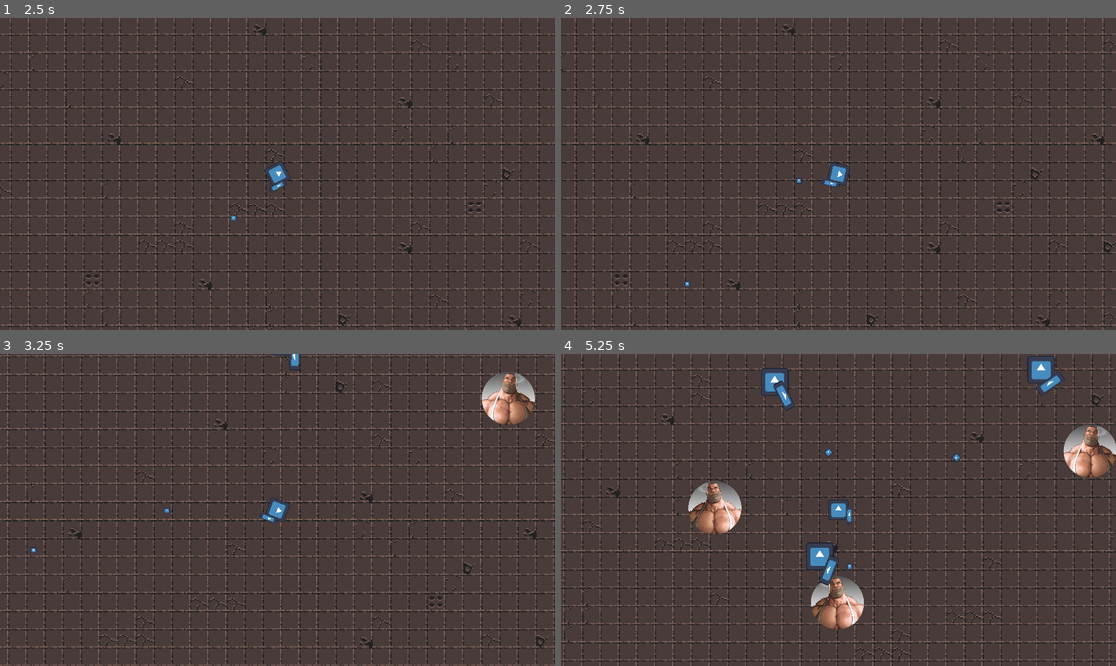
Above: before the commit, frames 1-4 (two rows, left to right).
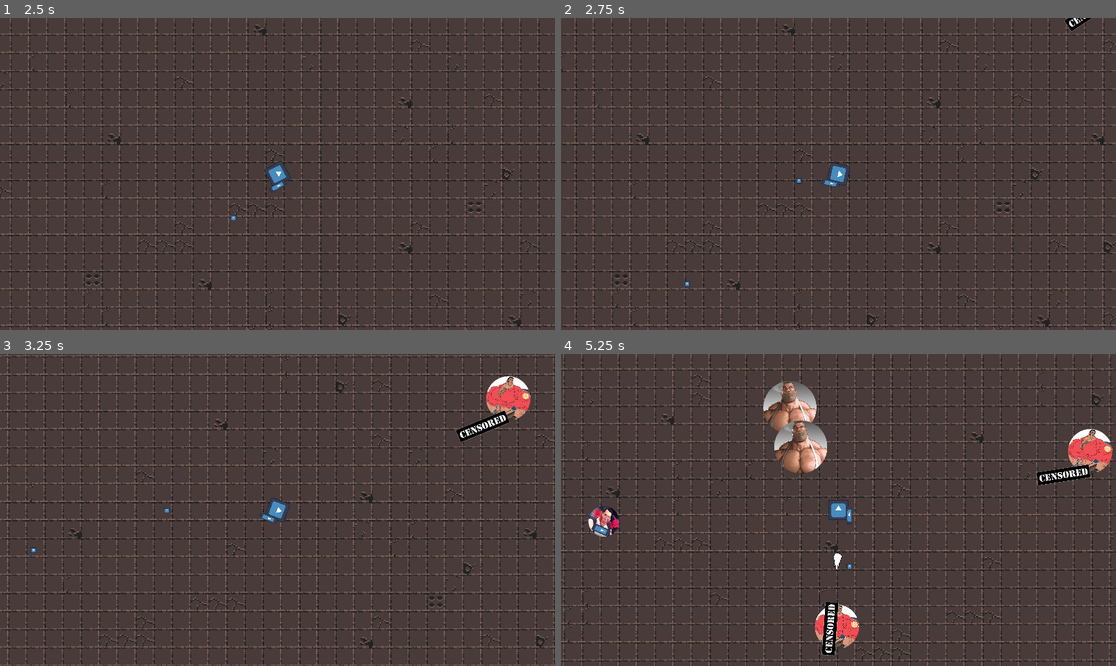
Above: after the commit, the same moments.

Repository: Kovalevskyi-Roman/MGE-Hunting
Game: Godot game, scene res://Scene/Level/level.tscn
Same seed, same stepped clock (60 frames per second), same inputs: the game is played once before the commit and once after it. The engine's default icon, where the game draws it, is replaced by a stand-in: a white triangle on a blue panel in a dark square. Sound files missing from this copy of the repository are replaced by a short silence.
Inputs (mouse positions are in pixels of both pictures, inside the frame that each line leads up to):
- Up to frame 1 (2.5 s): tap Enter at 0.5 s; move the mouse to (399, 158) at 0.52 s; hold D (right) 0.53-1.28 s; tap Q (TestSpawnWave) at 0.6 s; move the mouse to (166, 189) at 1.27 s; hold S (down) 1.28-2.03 s; click (166, 189) at 1.35 s; move the mouse to (333, 105) at 2.02 s; hold D (right) from 2.03 s (still down); hold Right mouse button (rotate_right) from 2.03 s (still down)
- Up to frame 2 (2.75 s): keep holding D (right); keep holding Right mouse button (rotate_right)
- Up to frame 3 (3.25 s): move the mouse to (249, 572) at 2.77 s; release D (right) at 2.78 s; release Right mouse button (rotate_right) at 2.78 s; hold W (up) from 2.78 s (still down); tap Q (TestSpawnWave) at 2.85 s
- Up to frame 4 (5.25 s): move the mouse to (1005, 556) at 3.52 s; release W (up) at 3.53 s; press the mouse at (1005, 556) at 3.53 s; hold A (left) 3.53-5.03 s; move the mouse to (672, 463) at 4.27 s; release the mouse at (672, 463) at 4.28 s; right-click (672, 463) at 4.35 s; move the mouse to (866, 510) at 5.02 s; hold S (down) from 5.03 s (still down); tap Q (TestSpawnWave) at 5.1 s

Frame 1 is identical in both runs. In frame 2, 0.1% of the frame differs, in the area x 90-96%, y 0-5%; in frame 3, 1.6%; in frame 4, 8.1%, in the area x 4-100%, y 0-97%.

Commit message:
gjrweff

Diff:
--- a/CensuredVersion/censured_sniper.tscn
+++ b/CensuredVersion/censured_sniper.tscn
@@ -1,7 +1,7 @@
 [gd_scene load_steps=7 format=3 uid="uid://dbbxr2w0r0200"]
 
-[ext_resource type="PackedScene" uid="uid://b84swngxplb21" path="res://Scene/Enemies/base_enemy.tscn" id="1_luxod"]
-[ext_resource type="Script" uid="uid://c4g03rn5sd75o" path="res://Scene/Enemies/mge_sniper.gd" id="2_dx8vx"]
+[ext_resource type="PackedScene" uid="uid://b84swngxplb21" path="res://Scene/Enemies/base enemy/base_enemy.tscn" id="1_luxod"]
+[ext_resource type="Script" uid="uid://c4g03rn5sd75o" path="res://Scene/Enemies/sniper/mge_sniper.gd" id="2_dx8vx"]
 [ext_resource type="Texture2D" uid="uid://d218o7m6a08ly" path="res://icon.svg" id="3_yyyjh"]
 [ext_resource type="AudioStream" uid="uid://b6e4eb8btsjke" path="res://Sounds/Blya.wav" id="4_j2a37"]
 
--- a/Scene/Bullets/bullet.gd
+++ b/Scene/Bullets/Players Bullets/bullet.gd
@@ -19,5 +19,7 @@
 func _on_visible_on_screen_notifier_2d_screen_exited() -> void:
 	queue_free()
 
-func _on_area_2d_body_entered(_body: Node2D) -> void:
+func _on_area_2d_body_entered(body: Node2D) -> void:
+	if body.is_in_group("Enemies"):
+		return
 	queue_free()
--- a/Scene/Bullets/bullet.tscn
+++ b/Scene/Bullets/Players Bullets/bullet.tscn
@@ -1,7 +1,7 @@
 [gd_scene load_steps=5 format=3 uid="uid://c6y7vp2sqaenf"]
 
-[ext_resource type="Texture2D" uid="uid://d218o7m6a08ly" path="res://icon.svg" id="1_brpqi"]
-[ext_resource type="Script" uid="uid://csncwwle0q85x" path="res://Scene/Bullets/bullet.gd" id="1_xu70r"]
+[ext_resource type="Script" uid="uid://csncwwle0q85x" path="res://Scene/Bullets/Players Bullets/bullet.gd" id="1_om5rm"]
+[ext_resource type="Texture2D" uid="uid://d218o7m6a08ly" path="res://icon.svg" id="2_ccjns"]
 
 [sub_resource type="RectangleShape2D" id="RectangleShape2D_xu70r"]
 size = Vector2(112.501236, 106.25117)
@@ -12,10 +12,11 @@
 [node name="Bullet" type="CharacterBody2D"]
 scale = Vector2(0.15999824, 0.15999824)
 collision_layer = 0
-script = ExtResource("1_xu70r")
+collision_mask = 0
+script = ExtResource("1_om5rm")
 
 [node name="Sprite2D" type="Sprite2D" parent="."]
-texture = ExtResource("1_brpqi")
+texture = ExtResource("2_ccjns")
 
 [node name="CollisionShape2D" type="CollisionShape2D" parent="."]
 position = Vector2(0, -3.1250348)
@@ -23,7 +24,7 @@
 
 [node name="Area2D" type="Area2D" parent="."]
 collision_layer = 8
-collision_mask = 5
+collision_mask = 69
 
 [node name="CollisionShape2D" type="CollisionShape2D" parent="Area2D"]
 shape = SubResource("RectangleShape2D_mcs18")
--- a/Scene/Bullets/enemie_bullet.gd
+++ b/Scene/Bullets/Sniper Bullets/enemie_bullet.gd
@@ -6,8 +6,8 @@
 func _physics_process(_delta: float) -> void:
 	move_and_collide(velocity)
 
-func create_bullet(enemie_pos):
-	var direction: Vector2 = (Globals.player_pos - enemie_pos).normalized()
+func create_bullet(marker_pos):
+	var direction: Vector2 = (Globals.player_pos - marker_pos).normalized()
 	velocity = direction * speed
 	rotation = direction.angle() - PI / 2
 
--- a/Scene/Bullets/enemie_bullet.tscn
+++ b/Scene/Bullets/Sniper Bullets/enemie_bullet.tscn
@@ -1,7 +1,7 @@
 [gd_scene load_steps=5 format=3 uid="uid://ba166bgasibph"]
 
 [ext_resource type="Texture2D" uid="uid://426hqsclodlg" path="res://Sprites/Bullet2.png" id="1_5cfkg"]
-[ext_resource type="Script" uid="uid://d1fldnlagaybs" path="res://Scene/Bullets/enemie_bullet.gd" id="1_ws1qu"]
+[ext_resource type="Script" uid="uid://d1fldnlagaybs" path="res://Scene/Bullets/Sniper Bullets/enemie_bullet.gd" id="1_ws1qu"]
 
 [sub_resource type="RectangleShape2D" id="RectangleShape2D_ws1qu"]
 size = Vector2(6, 11)
--- a/Scene/Enemies/boss.tscn
+++ b/Scene/Enemies/Boss/boss.tscn
@@ -1,7 +1,7 @@
 [gd_scene load_steps=4 format=3 uid="uid://drfkfwerymvrp"]
 
 [ext_resource type="Texture2D" uid="uid://bbf4eeqitcv7c" path="res://Sprites/boss.png" id="1_0e1ay"]
-[ext_resource type="Script" uid="uid://ccwybcvqglh2x" path="res://Scene/Enemies/boss.gd" id="1_hafyc"]
+[ext_resource type="Script" uid="uid://ccwybcvqglh2x" path="res://Scene/Enemies/Boss/boss.gd" id="1_hafyc"]
 
 [sub_resource type="CircleShape2D" id="CircleShape2D_hafyc"]
 radius = 122.10242
--- a/Scene/Enemies/MGE Soldat.tscn
+++ /dev/null
@@ -1,104 +0,0 @@
-[gd_scene load_steps=11 format=3 uid="uid://b4mg4mdedkirl"]
-
-[ext_resource type="PackedScene" uid="uid://b84swngxplb21" path="res://Scene/Enemies/base_enemy.tscn" id="1_128ih"]
-[ext_resource type="Texture2D" uid="uid://6lpjtcfadrqa" path="res://Sprites/MGE Soldat (1).png" id="2_128ih"]
-[ext_resource type="Script" uid="uid://djq3yhch08lwg" path="res://Scene/Enemies/mge_soldat.gd" id="2_udn5o"]
-[ext_resource type="AudioStream" uid="uid://b6e4eb8btsjke" path="res://Sounds/Blya.wav" id="3_36ho0"]
-
-[sub_resource type="Animation" id="Animation_udn5o"]
-length = 0.001
-tracks/0/type = "value"
-tracks/0/imported = false
-tracks/0/enabled = true
-tracks/0/path = NodePath("..:modulate")
-tracks/0/interp = 1
-tracks/0/loop_wrap = true
-tracks/0/keys = {
-"times": PackedFloat32Array(0),
-"transitions": PackedFloat32Array(1),
-"update": 0,
-"values": [Color(1, 1, 1, 1)]
-}
-tracks/1/type = "value"
-tracks/1/imported = false
-tracks/1/enabled = true
-tracks/1/path = NodePath("../Sprite2D:scale")
-tracks/1/interp = 1
-tracks/1/loop_wrap = true
-tracks/1/keys = {
-"times": PackedFloat32Array(0),
-"transitions": PackedFloat32Array(1),
-"update": 0,
-"values": [Vector2(0.12162162, 0.12162162)]
-}
-
-[sub_resource type="Animation" id="Animation_0xinw"]
-resource_name = "chase"
-loop_mode = 1
-tracks/0/type = "value"
-tracks/0/imported = false
-tracks/0/enabled = true
-tracks/0/path = NodePath("../Sprite2D:scale")
-tracks/0/interp = 1
-tracks/0/loop_wrap = true
-tracks/0/keys = {
-"times": PackedFloat32Array(0, 0.5, 1),
-"transitions": PackedFloat32Array(1, 1, 1),
-"update": 0,
-"values": [Vector2(0.12162162, 0.12162162), Vector2(0.14, 0.14), Vector2(0.12162162, 0.12162162)]
-}
-
-[sub_resource type="Animation" id="Animation_36ho0"]
-resource_name = "die"
-tracks/0/type = "value"
-tracks/0/imported = false
-tracks/0/enabled = true
-tracks/0/path = NodePath("..:modulate")
-tracks/0/interp = 1
-tracks/0/loop_wrap = true
-tracks/0/keys = {
-"times": PackedFloat32Array(0, 1),
-"transitions": PackedFloat32Array(1, 1),
-"update": 0,
-"values": [Color(1, 1, 1, 1), Color(1, 1, 1, 0)]
-}
-
-[sub_resource type="AnimationLibrary" id="AnimationLibrary_0xinw"]
-_data = {
-&"RESET": SubResource("Animation_udn5o"),
-&"chase": SubResource("Animation_0xinw"),
-&"die": SubResource("Animation_36ho0")
-}
-
-[sub_resource type="CircleShape2D" id="CircleShape2D_lrmch"]
-radius = 55.29725
-
-[sub_resource type="RectangleShape2D" id="RectangleShape2D_iix5k"]
-size = Vector2(48.666668, 32.038002)
-
-[node name="MGE Soldat" instance=ExtResource("1_128ih")]
-scale = Vector2(1.7, 1.7)
-collision_mask = 13
-script = ExtResource("2_udn5o")
-hp = 1
-
-[node name="AnimationPlayer" parent="." index="0"]
-libraries = {
-&"": SubResource("AnimationLibrary_0xinw")
-}
-
-[node name="Sprite2D" parent="." index="2"]
-scale = Vector2(0.12162162, 0.12162162)
-texture = ExtResource("2_128ih")
-
-[node name="CollisionShape2D" parent="Area2D" index="0"]
-shape = SubResource("CircleShape2D_lrmch")
-
-[node name="CollisionShape2D" parent="." index="4" groups=["Enemies"]]
-position = Vector2(0, 32.019005)
-shape = SubResource("RectangleShape2D_iix5k")
-
-[node name="AudioStreamPlayer2D" parent="." index="5"]
-stream = ExtResource("3_36ho0")
-volume_db = -20.0
-pitch_scale = 1.0
--- a/Scene/Enemies/base_enemy.gd
+++ b/Scene/Enemies/base enemy/base_enemy.gd
@@ -29,11 +29,12 @@
 				attack()
 
 func _ready() -> void:
-	add_to_group("Enemies")
+	$Area2D.add_to_group("Enemies")
 
 func _physics_process(_delta: float) -> void:
 	state = CHASE
 	move_and_slide()
+	Globals.enemy_pos = self.position
 
 func chase():
 	if died != true:
@@ -54,7 +55,6 @@
 	await die_sound.finished
 	queue_free()
 
-
 func attack():
 	pass
 
--- a/Scene/Enemies/base_enemy.tscn
+++ b/Scene/Enemies/base enemy/base_enemy.tscn
@@ -1,11 +1,11 @@
 [gd_scene load_steps=2 format=3 uid="uid://b84swngxplb21"]
 
-[ext_resource type="Script" uid="uid://2wnw3d13j7t5" path="res://Scene/Enemies/base_enemy.gd" id="1_k7620"]
+[ext_resource type="Script" uid="uid://2wnw3d13j7t5" path="res://Scene/Enemies/base enemy/base_enemy.gd" id="1_f74al"]
 
 [node name="BaseEnemy" type="CharacterBody2D" groups=["Enemies"]]
 collision_layer = 4
 collision_mask = 9
-script = ExtResource("1_k7620")
+script = ExtResource("1_f74al")
 
 [node name="AnimationPlayer" type="AnimationPlayer" parent="."]
 root_node = NodePath("../AnimatedSprite2D")
@@ -23,7 +23,7 @@
 [node name="CollisionShape2D" type="CollisionShape2D" parent="."]
 
 [node name="AudioStreamPlayer2D" type="AudioStreamPlayer2D" parent="."]
-volume_db = -10.0
+volume_db = -20.0
 pitch_scale = 1.1
 panning_strength = 0.23
 
--- /dev/null
+++ b/Scene/Enemies/medic/MGE medic.tscn
@@ -0,0 +1,31 @@
+[gd_scene load_steps=6 format=3 uid="uid://brb6p1m2e1cly"]
+
+[ext_resource type="PackedScene" uid="uid://b84swngxplb21" path="res://Scene/Enemies/base enemy/base_enemy.tscn" id="1_xdfbi"]
+[ext_resource type="Script" uid="uid://lh8y1lo5rxbv" path="res://Scene/Enemies/medic/mge_medic.gd" id="2_4wg21"]
+[ext_resource type="Texture2D" uid="uid://bjieutqv0mwfv" path="res://Sprites/MGE Medic.png" id="2_x3gry"]
+[ext_resource type="Texture2D" uid="uid://d218o7m6a08ly" path="res://icon.svg" id="4_ivj3l"]
+
+[sub_resource type="CircleShape2D" id="CircleShape2D_x3gry"]
+radius = 53.009434
+
+[node name="MGE Medic" instance=ExtResource("1_xdfbi")]
+collision_layer = 16
+collision_mask = 25
+script = ExtResource("2_4wg21")
+
+[node name="Sprite2D" parent="." index="2"]
+scale = Vector2(0.27040818, 0.2704082)
+texture = ExtResource("2_x3gry")
+
+[node name="CollisionShape2D" parent="Area2D" index="0"]
+shape = SubResource("CircleShape2D_x3gry")
+
+[node name="Sprite2D2" type="Sprite2D" parent="." index="6"]
+position = Vector2(-21, 31)
+rotation = -1.5707964
+scale = Vector2(0.1953125, 0.5)
+texture = ExtResource("4_ivj3l")
+offset = Vector2(0, 50)
+
+[node name="Marker2D" type="Marker2D" parent="Sprite2D2" index="0"]
+position = Vector2(-9.765625e-06, 74)
--- /dev/null
+++ b/Scene/Enemies/medic/mge_medic.gd
@@ -0,0 +1,18 @@
+extends BaseEnemie
+
+var shoot_radius = 390
+
+func _physics_process(_delta: float) -> void:
+	state = CHASE
+	var direction = (Globals.enemy_pos - self.position).normalized()
+	rotation = direction.angle()
+	$Sprite2D2.flip_h = abs($Sprite2D2.rotation) > PI / 2
+	$Sprite2D2.flip_v = $Sprite2D2.flip_h
+	move_and_slide()
+
+func chase():
+	var direction = (Globals.enemy_pos - self.position).normalized()
+	if direction.length() <= shoot_radius:
+		state = ATTACK
+	else:
+		velocity = direction * speed
--- a/Scene/Enemies/mge_sniper.tscn
+++ /dev/null
@@ -1,45 +0,0 @@
-[gd_scene load_steps=8 format=3 uid="uid://dsa441misi5bl"]
-
-[ext_resource type="PackedScene" uid="uid://b84swngxplb21" path="res://Scene/Enemies/base_enemy.tscn" id="1_oobp5"]
-[ext_resource type="Script" uid="uid://c4g03rn5sd75o" path="res://Scene/Enemies/mge_sniper.gd" id="2_3ucbq"]
-[ext_resource type="Texture2D" uid="uid://dunotxscqikov" path="res://Sprites/mge_sniper.png" id="2_5xc1e"]
-[ext_resource type="AudioStream" uid="uid://b6e4eb8btsjke" path="res://Sounds/Blya.wav" id="4_jv45m"]
-[ext_resource type="Texture2D" uid="uid://benl53o08s5wt" path="res://Sprites/sniper_weapon_2.png" id="4_ndlhh"]
-
-[sub_resource type="CircleShape2D" id="CircleShape2D_3ucbq"]
-radius = 52.009613
-
-[sub_resource type="RectangleShape2D" id="RectangleShape2D_ndlhh"]
-size = Vector2(56, 23)
-
-[node name="MGE Sniper" instance=ExtResource("1_oobp5")]
-script = ExtResource("2_3ucbq")
-hp = 70
-
-[node name="Sprite2D" parent="." index="2"]
-scale = Vector2(0.12911394, 0.12911396)
-texture = ExtResource("2_5xc1e")
-
-[node name="Area2D" parent="." index="3"]
-collision_mask = 30
-
-[node name="CollisionShape2D" parent="Area2D" index="0"]
-shape = SubResource("CircleShape2D_3ucbq")
-
-[node name="CollisionShape2D" parent="." index="4"]
-position = Vector2(0, 31.5)
-shape = SubResource("RectangleShape2D_ndlhh")
-
-[node name="AudioStreamPlayer2D" parent="." index="5"]
-stream = ExtResource("4_jv45m")
-
-[node name="Sprite2D2" type="Sprite2D" parent="." index="6"]
-z_index = 1
-position = Vector2(-19.002707, 48)
-scale = Vector2(0.2956521, 0.29565215)
-texture = ExtResource("4_ndlhh")
-offset = Vector2(157.5, 0)
-
-[node name="Marker2D" type="Marker2D" parent="Sprite2D2" index="0"]
-position = Vector2(372.06808, -2.3841858e-06)
-scale = Vector2(3.382354, 3.3823533)
--- /dev/null
+++ b/Scene/Enemies/sniper/MGE Sniper.tscn
@@ -0,0 +1,50 @@
+[gd_scene load_steps=8 format=3 uid="uid://1q70b1cm57t5"]
+
+[ext_resource type="PackedScene" uid="uid://b84swngxplb21" path="res://Scene/Enemies/base enemy/base_enemy.tscn" id="1_nktcb"]
+[ext_resource type="Script" uid="uid://c4g03rn5sd75o" path="res://Scene/Enemies/sniper/mge_sniper.gd" id="2_73i0a"]
+[ext_resource type="Texture2D" uid="uid://dunotxscqikov" path="res://Sprites/mge_sniper.png" id="3_c2i13"]
+[ext_resource type="AudioStream" uid="uid://bk63idk3bdgm0" path="res://Sounds/Pedic.wav" id="4_dptpb"]
+[ext_resource type="Texture2D" uid="uid://benl53o08s5wt" path="res://Sprites/sniper_weapon_2.png" id="5_vj1wq"]
+
+[sub_resource type="CircleShape2D" id="CircleShape2D_3ucbq"]
+radius = 52.009613
+
+[sub_resource type="RectangleShape2D" id="RectangleShape2D_ndlhh"]
+size = Vector2(56, 23)
+
+[node name="MGE Sniper" instance=ExtResource("1_nktcb")]
+z_index = 7
+scale = Vector2(1.5, 1.5)
+collision_layer = 64
+collision_mask = 73
+script = ExtResource("2_73i0a")
+hp = 20
+
+[node name="Sprite2D" parent="." index="2"]
+scale = Vector2(0.12911394, 0.12911396)
+texture = ExtResource("3_c2i13")
+
+[node name="Area2D" parent="." index="3"]
+collision_mask = 30
+
+[node name="CollisionShape2D" parent="Area2D" index="0"]
+shape = SubResource("CircleShape2D_3ucbq")
+
+[node name="CollisionShape2D" parent="." index="4"]
+position = Vector2(0, 31.5)
+shape = SubResource("RectangleShape2D_ndlhh")
+
+[node name="AudioStreamPlayer2D" parent="." index="5"]
+stream = ExtResource("4_dptpb")
+pitch_scale = 1.0
+
+[node name="Sprite2D2" type="Sprite2D" parent="." index="6"]
+z_index = 1
+position = Vector2(-19.002707, 48)
+scale = Vector2(0.276, 0.276)
+texture = ExtResource("5_vj1wq")
+offset = Vector2(157.5, 0)
+
+[node name="Marker2D" type="Marker2D" parent="Sprite2D2" index="0"]
+position = Vector2(373.19818, -2.4154615)
+scale = Vector2(3.382354, 3.3823533)
--- a/Scene/Enemies/mge_sniper.gd
+++ b/Scene/Enemies/sniper/mge_sniper.gd
@@ -1,16 +1,13 @@
 extends BaseEnemie
 
-const BULLET = preload("res://Scene/Bullets/enemie_bullet.tscn")
+const BULLET = preload("res://Scene/Bullets/Sniper Bullets/enemie_bullet.tscn")
 const CENSURED_BULLET = preload("res://CensuredVersion/censured_bullet.tscn")
 
-var shoot_radius = 450
+var shoot_radius = 500
 var in_attack = false
 
-func _ready() -> void:
-	add_to_group("Enemies")
-
 func _physics_process(_delta: float) -> void:
-	var direction: Vector2 = (Globals.player_pos - position).normalized()
+	var direction: Vector2 = (Globals.global_player_pos - $Sprite2D2.global_position).normalized()
 	$Sprite2D2.rotation = direction.angle()
 	$Sprite2D2.flip_h = abs($Sprite2D2.rotation) > PI / 2
 	$Sprite2D2.flip_v = $Sprite2D2.flip_h
@@ -27,7 +24,7 @@
 func attack():
 	if not in_attack:
 		in_attack = true
-		var bullet: EnemieBullet = CENSURED_BULLET.instantiate()
+		var bullet: EnemieBullet = BULLET.instantiate()
 		bullet.create_bullet($Sprite2D2/Marker2D.global_position)
 		bullet.global_position = $Sprite2D2/Marker2D.global_position
 		get_tree().current_scene.add_child(bullet)
--- /dev/null
+++ b/Scene/Enemies/solder/MGE Soldat.tscn
@@ -0,0 +1,103 @@
+[gd_scene load_steps=11 format=3 uid="uid://b4mg4mdedkirl"]
+
+[ext_resource type="PackedScene" uid="uid://b84swngxplb21" path="res://Scene/Enemies/base enemy/base_enemy.tscn" id="1_otsr7"]
+[ext_resource type="Script" uid="uid://djq3yhch08lwg" path="res://Scene/Enemies/solder/mge_soldat.gd" id="2_y50pk"]
+[ext_resource type="Texture2D" uid="uid://6lpjtcfadrqa" path="res://Sprites/MGE Soldat.png" id="3_t1ciq"]
+[ext_resource type="AudioStream" uid="uid://b6e4eb8btsjke" path="res://Sounds/Blya.wav" id="4_mgj7n"]
+
+[sub_resource type="Animation" id="Animation_udn5o"]
+length = 0.001
+tracks/0/type = "value"
+tracks/0/imported = false
+tracks/0/enabled = true
+tracks/0/path = NodePath("..:modulate")
+tracks/0/interp = 1
+tracks/0/loop_wrap = true
+tracks/0/keys = {
+"times": PackedFloat32Array(0),
+"transitions": PackedFloat32Array(1),
+"update": 0,
+"values": [Color(1, 1, 1, 1)]
+}
+tracks/1/type = "value"
+tracks/1/imported = false
+tracks/1/enabled = true
+tracks/1/path = NodePath("../Sprite2D:scale")
+tracks/1/interp = 1
+tracks/1/loop_wrap = true
+tracks/1/keys = {
+"times": PackedFloat32Array(0),
+"transitions": PackedFloat32Array(1),
+"update": 0,
+"values": [Vector2(0.12162162, 0.12162162)]
+}
+
+[sub_resource type="Animation" id="Animation_0xinw"]
+resource_name = "chase"
+loop_mode = 1
+tracks/0/type = "value"
+tracks/0/imported = false
+tracks/0/enabled = true
+tracks/0/path = NodePath("../Sprite2D:scale")
+tracks/0/interp = 1
+tracks/0/loop_wrap = true
+tracks/0/keys = {
+"times": PackedFloat32Array(0, 0.5, 1),
+"transitions": PackedFloat32Array(1, 1, 1),
+"update": 0,
+"values": [Vector2(0.12162162, 0.12162162), Vector2(0.14, 0.14), Vector2(0.12162162, 0.12162162)]
+}
+
+[sub_resource type="Animation" id="Animation_36ho0"]
+resource_name = "die"
+tracks/0/type = "value"
+tracks/0/imported = false
+tracks/0/enabled = true
+tracks/0/path = NodePath("..:modulate")
+tracks/0/interp = 1
+tracks/0/loop_wrap = true
+tracks/0/keys = {
+"times": PackedFloat32Array(0, 1),
+"transitions": PackedFloat32Array(1, 1),
+"update": 0,
+"values": [Color(1, 1, 1, 1), Color(1, 1, 1, 0)]
+}
+
+[sub_resource type="AnimationLibrary" id="AnimationLibrary_0xinw"]
+_data = {
+&"RESET": SubResource("Animation_udn5o"),
+&"chase": SubResource("Animation_0xinw"),
+&"die": SubResource("Animation_36ho0")
+}
+
+[sub_resource type="CircleShape2D" id="CircleShape2D_lrmch"]
+radius = 55.29725
+
+[sub_resource type="RectangleShape2D" id="RectangleShape2D_iix5k"]
+size = Vector2(48.666668, 32.038002)
+
+[node name="MGE Soldat" instance=ExtResource("1_otsr7")]
+z_index = 3
+scale = Vector2(1.7, 1.7)
+collision_mask = 13
+script = ExtResource("2_y50pk")
+
+[node name="AnimationPlayer" parent="." index="0"]
+libraries = {
+&"": SubResource("AnimationLibrary_0xinw")
+}
+
+[node name="Sprite2D" parent="." index="2"]
+scale = Vector2(0.12162162, 0.12162162)
+texture = ExtResource("3_t1ciq")
+
+[node name="CollisionShape2D" parent="Area2D" index="0"]
+shape = SubResource("CircleShape2D_lrmch")
+
+[node name="CollisionShape2D" parent="." index="4" groups=["Enemies"]]
+position = Vector2(0, 32.019005)
+shape = SubResource("RectangleShape2D_iix5k")
+
+[node name="AudioStreamPlayer2D" parent="." index="5"]
+stream = ExtResource("4_mgj7n")
+pitch_scale = 1.0
--- a/Scene/Enemies/mge_soldat.gd
+++ b/Scene/Enemies/solder/mge_soldat.gd
@@ -1,4 +1,4 @@
-extends "res://Scene/Enemies/base_enemy.gd"
+extends BaseEnemie
 
 func die():
 	died = true
--- a/Scene/Level/level.tscn
+++ b/Scene/Level/level.tscn
@@ -677,13 +677,11 @@
 
 [node name="Spawner" parent="Spawners" instance=ExtResource("4_rereq")]
 visible = false
-position = Vector2(-536, 2138)
 scale = Vector2(0.294, 0.294)
 camera_path = NodePath("../../Player/Camera2D")
 
 [node name="Spawner2" parent="Spawners" instance=ExtResource("4_rereq")]
 visible = false
-position = Vector2(-536, 2138)
 scale = Vector2(0.294, 0.294)
 camera_path = NodePath("../../Player/Camera2D")
 
--- a/Scene/Others/spawner.tscn
+++ b/Scene/Others/spawner.tscn
@@ -1,14 +1,9 @@
-[gd_scene load_steps=3 format=3 uid="uid://dlxt0hvp8upfk"]
+[gd_scene load_steps=2 format=3 uid="uid://dlxt0hvp8upfk"]
 
 [ext_resource type="Script" uid="uid://usnc3ukdkwcg" path="res://Scripts/spawner.gd" id="1_dk3fj"]
-[ext_resource type="Texture2D" uid="uid://d218o7m6a08ly" path="res://icon.svg" id="1_iggod"]
 
 [node name="Spawner" type="Node2D"]
 script = ExtResource("1_dk3fj")
-
-[node name="Sprite2D" type="Sprite2D" parent="."]
-scale = Vector2(1.5, 1.5)
-texture = ExtResource("1_iggod")
 
 [node name="SpawnTimer" type="Timer" parent="."]
 autostart = true
--- a/Scene/Player/player.gd
+++ b/Scene/Player/player.gd
@@ -1,6 +1,6 @@
 extends CharacterBody2D
 
-const BULLET = preload("res://Scene/Bullets/bullet.tscn")
+const BULLET = preload("res://Scene/Bullets/Players Bullets/bullet.tscn")
 
 enum {
 	MOVE,
@@ -25,8 +25,6 @@
 			move_player()
 		DIE:
 			die_player()
-
-
 
 	Globals.player_pos = self.position
 	Globals.global_player_pos = self.global_position
--- a/Scene/Player/player.tscn
+++ b/Scene/Player/player.tscn
@@ -8,6 +8,7 @@
 size = Vector2(120, 124)
 
 [node name="Player" type="CharacterBody2D"]
+z_index = 2
 collision_layer = 2
 script = ExtResource("1_67a6e")
 
--- a/Scripts/globals.gd
+++ b/Scripts/globals.gd
@@ -3,3 +3,4 @@
 var player_pos: Vector2
 var global_player_pos: Vector2
 var number_of_enemies: int
+var enemy_pos: Vector2
--- a/Scripts/spawner.gd
+++ b/Scripts/spawner.gd
@@ -1,9 +1,10 @@
 extends Node2D
 
-const ENEMY_SOLDER= preload("res://Scene/Enemies/MGE Soldat.tscn")
-const ENEMY_SNIPER = preload("res://CensuredVersion/censured_sniper.tscn")
+const ENEMY_SOLDER= preload("res://Scene/Enemies/solder/MGE Soldat.tscn")
+const ENEMY_SNIPER = preload("res://Scene/Enemies/sniper/MGE Sniper.tscn")
+const ENEMY_MEDIC = preload("res://Scene/Enemies/medic/MGE medic.tscn")
 
-var type_enemy = [ENEMY_SNIPER, ENEMY_SOLDER]
+var type_enemy = [ENEMY_SNIPER, ENEMY_SOLDER, ENEMY_MEDIC]
 
 @export var camera_path : NodePath
 @onready var cam = get_node(camera_path)
@@ -29,10 +30,6 @@
 		enemy.queue_free()
 		Globals.number_of_enemies += 1
 
-	#pos += sign(pos - camera_pos) * half
-	#pos.x = clamp(pos.x, level_rect.position.x, level_rect.position.x + level_rect.size.x)
-	#pos.y = clamp(pos.y, level_rect.position.y, level_rect.position.y + level_rect.size.y)
-
 	if Globals.number_of_enemies > 0:
 		Globals.number_of_enemies -= 1
 		#var enemy_scale = randf_range(1.3, 1.7)
--- a/project.godot
+++ b/project.godot
@@ -29,6 +29,7 @@
 window/size/viewport_width=1920
 window/size/viewport_height=1080
 window/size/mode=2
+window/layer_5="enemy_medic"
 
 [global_group]
 
@@ -76,8 +77,11 @@
 
 2d_physics/layer_1="environment"
 2d_physics/layer_2="player"
-2d_physics/layer_3="enemy"
+2d_physics/layer_3="enemy_solder"
 2d_physics/layer_4="bullet"
+2d_physics/layer_5="enemy_medic"
+2d_physics/layer_6="enemy_bullet"
+2d_physics/layer_7="enemy_sniper"
 
 [rendering]
 
Renamed: Scene/Bullets/bullet.gd.uid -> Scene/Bullets/Players Bullets/bullet.gd.uid
Renamed: Scene/Bullets/enemie_bullet.gd.uid -> Scene/Bullets/Sniper Bullets/enemie_bullet.gd.uid
Renamed: Scene/Enemies/boss.gd -> Scene/Enemies/Boss/boss.gd
Renamed: Scene/Enemies/boss.gd.uid -> Scene/Enemies/Boss/boss.gd.uid
Renamed: Scene/Enemies/base_enemy.gd.uid -> Scene/Enemies/base enemy/base_enemy.gd.uid
Not shown, added: Scene/Enemies/medic/mge_medic.gd.uid
Renamed: Scene/Enemies/mge_sniper.gd.uid -> Scene/Enemies/sniper/mge_sniper.gd.uid
Renamed: Scene/Enemies/mge_soldat.gd.uid -> Scene/Enemies/solder/mge_soldat.gd.uid
Not shown, added: Sounds/Pedic.wav.import
Not shown, added: Sounds/Schweine.wav.import
Binary file added: Sprites/MGE Medic.png
Not shown, changed: Sprites/MGE Medic.png.import
(and 6 more such lines)
